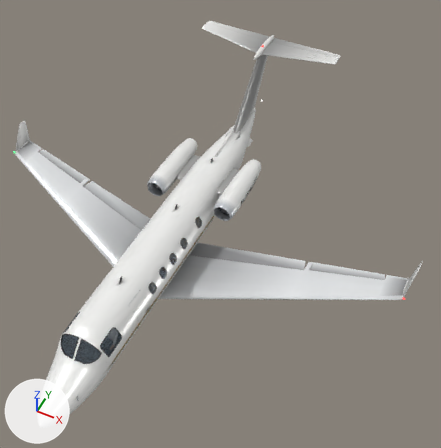
The glTF model public/models/phenom300.glb as it was, and as the next commit left it.
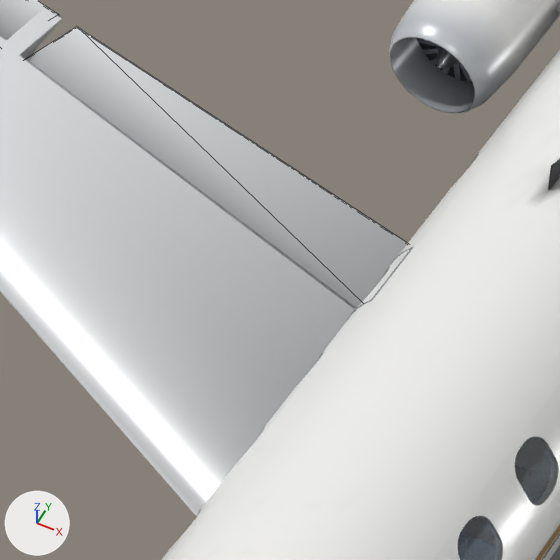
The first picture shows the older version from a 50 mm lens placed at (7.6, -12.11, 17.59), pointed at (1.46, 0.18, 2.22). The close-ups show the older and then the newer version on the part from 18% to 40% of the width and 39% to 61% of the height of that picture. Only the edits that show in the close-ups are written down. The axes (+X, +Y, +Z) are drawn at lower left. The lights are the same throughout. The close-ups show mesh edges as thin lines. Where no turn or scale is listed for an object, it has been applied to the vertices.

Script lines for the objects in view, before the commit:
```python
me_ailr = bpy.data.meshes.new('ailR')
me_ailr.from_pydata(...)  # 12 vertices, 20 faces; spans x 0.0..2.51, y -0.61..0.28, z -0.26..0.03
me_ailr.materials.append(mat_paint)
me_body = bpy.data.meshes.new('body')
me_body.from_pydata(...)  # 58285 vertices, 107323 faces; spans x -7.9..7.9, y -8.0..7.7, z 0.6..5.0
me_body.materials.append(mat_skin)
me_body.materials.append(mat_dark)
me_body.materials.append(mat_fabric)
me_body.materials.append(mat_wood)
me_body.materials.append(mat_metal)
me_body.materials.append(mat_paint)
me_body.materials.append(mat_navred)
me_body.materials.append(mat_navgreen)
me_body.materials.append(mat_white)
me_body.materials.append(mat_leather)
me_body.materials.append(mat_display)
me_flapr = bpy.data.meshes.new('flapR')
me_flapr.from_pydata(...)  # 12 vertices, 20 faces; spans x -0.01..4.1, y -1.0..0.47, z -0.39..0.03
me_flapr.materials.append(mat_paint)
ob_ailr = bpy.data.objects.new('ailR', me_ailr)
ob_ailr.location = (-7.05, 1.013, 1.365)
ob_body = bpy.data.objects.new('body', me_body)
ob_body.location = (0.0, 0.0, 0.0)
ob_flapr = bpy.data.objects.new('flapR', me_flapr)
ob_flapr.location = (-4.5, 0.358, 1.142)
```
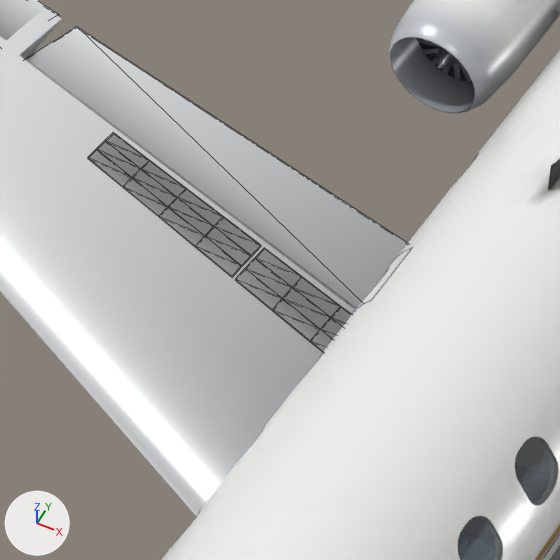
The edits, one by one:
Mesh me_spoilerr is new.
It has 80 vertices, 96 faces and spans x -2.74..-0.02, y 0.0..1.08, z -0.05..0.19.
It uses material mat_skin.
Object 'spoilerR' (ob_spoilerr) is new; it shows me_spoilerr.
Its location is (-0.83, -1.002, 1.022).

Location of each change, [x1, y1, x2, y2] in pixels of the close-ups (560 x 560 px):
'spoilerR', added: after [88, 132, 351, 351]
